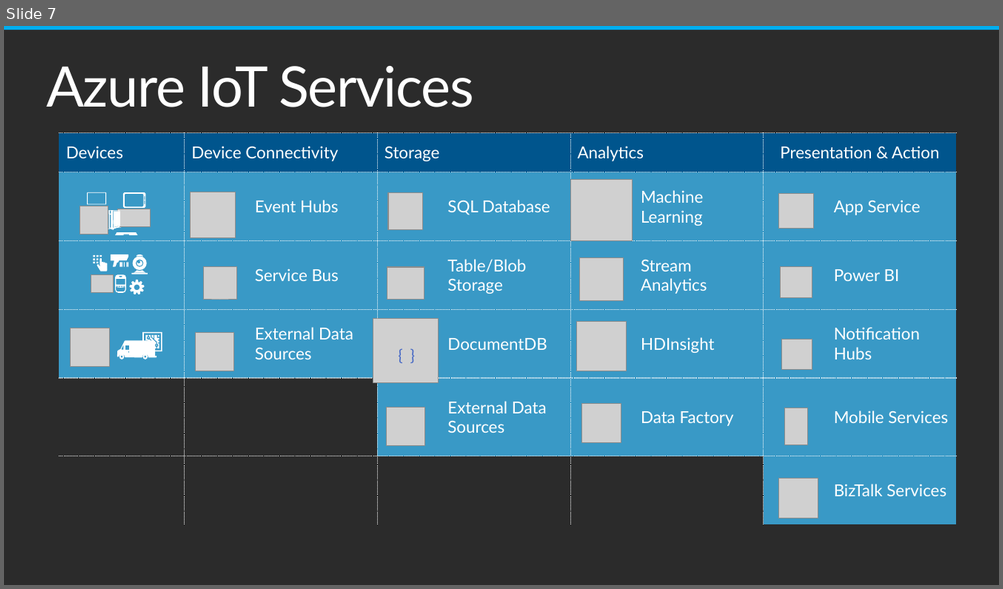
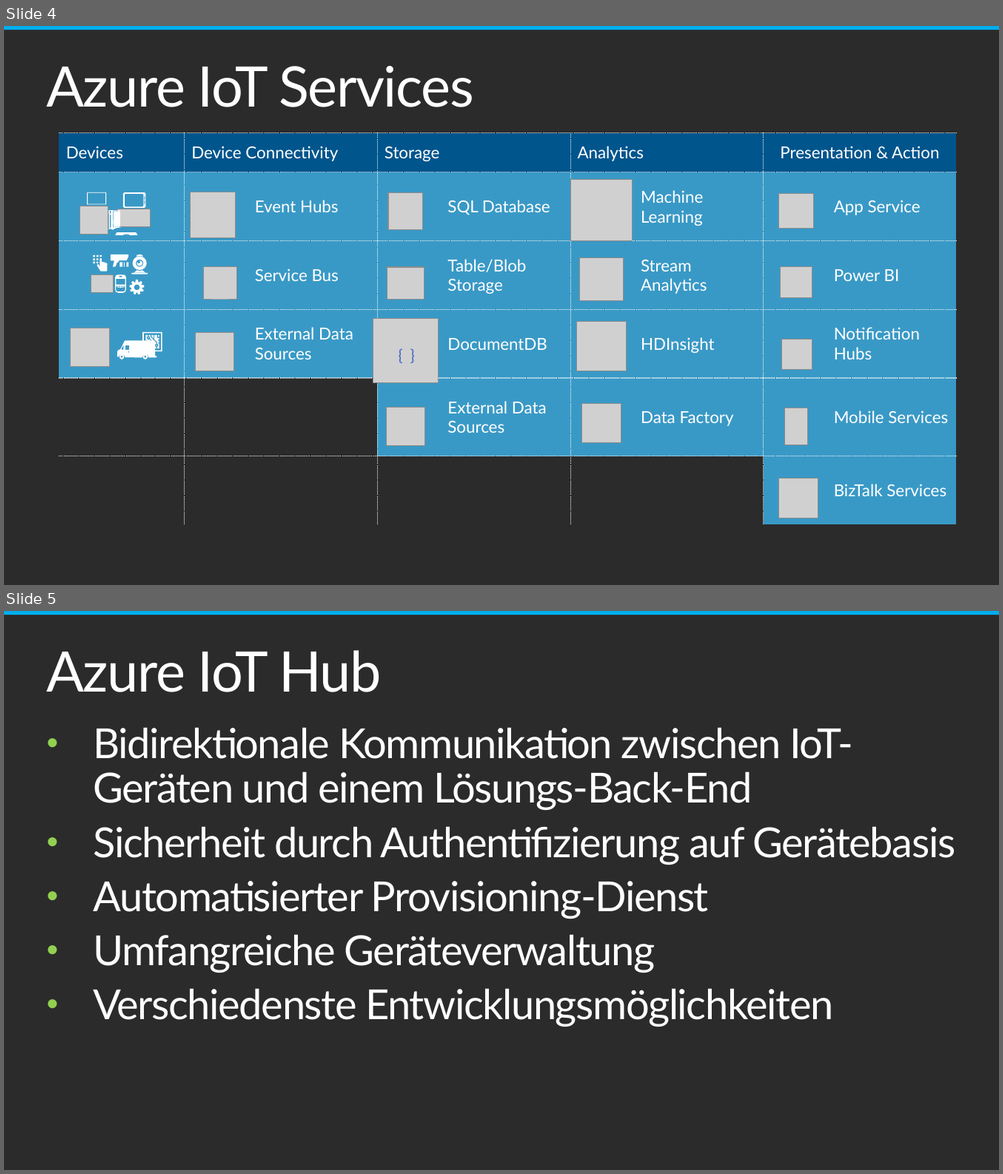
Before and after one commit to chriz239/VtIoTHub, a slide deck: Semesterprojekt_VT.pptx. Shown one above the other, each under a label of ours: slide 7 before the commit, slides 4 and 5 after it. The pictures are 1003x589 and 1003x1174 pixels, drawn with LibreOffice and Linux fonts; fonts in the diff are those of the drawing; grey boxes stand for pictures; background and template pictures are left out; a plain dark background stands for a picture behind light text. Boxes give left, top, right and bottom in pixels: in the first picture for what was removed or moved away, otherwise in the second. Text is boxed around its words. In the diff, an @@ line names an element or a change of style, - is before the commit and + after.

```diff
--- a/Semesterprojekt_VT.pptx
+++ b/Semesterprojekt_VT.pptx
@@ slide 5 added at [4,611,999,1170], background picture (left out); not listed: 1 template element that a slide beside it also shows @@
@@ title added at [46,650,381,692], 54 pt, text #FFFFFF @@
+Azure IoT Hub
@@ text added at [94,727,955,1027], 40 pt, text #FFFFFF @@
+• Bidirektionale Kommunikation zwischen IoT-Geräten und einem Lösungs-Back-End
+• Sicherheit durch Authentifizierung auf Gerätebasis
+• Automatisierter Provisioning-Dienst
+• Umfangreiche Geräteverwaltung
+• Verschiedenste Entwicklungsmöglichkeiten
@@ what was slide 7 is now slide 4 @@
```
Also in this commit, not shown: 2 slides changed, 10 other slides added, 5 slides removed.
